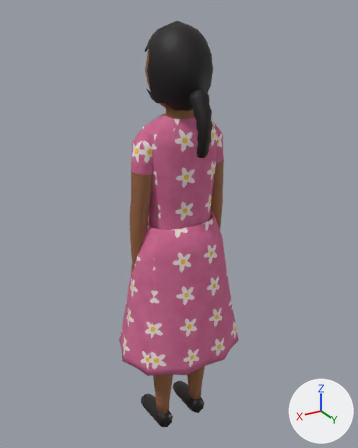
What one commit did to the Blender file Modelos/Yasser/persona_nina.blend.
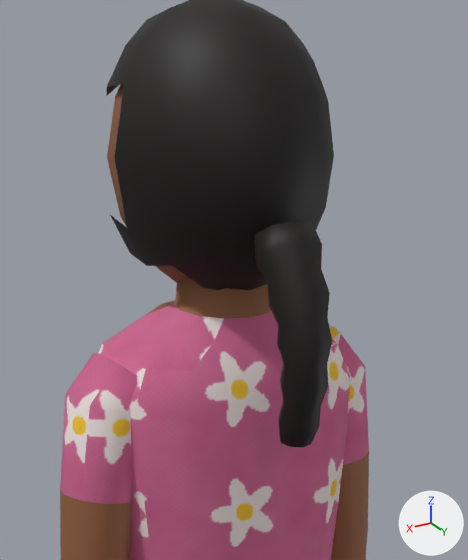
The first picture shows the older version from a camera (50 mm lens) standing at (0.618, 1.03, 1.175) and looking at (-0.015, -0.025, 0.647). The close-ups show the older and then the newer version on the part from 32% to 71% of the width and 5% to 43% of the height of that picture. Only the edits that show in the close-ups are written down. The axes (+X, +Y, +Z) are drawn at lower right. The lights are the same throughout.

Before the edit, the objects in view are built like this:
```python
ob_brazoder = bpy.data.objects.new('BrazoDer', me_brazoder)
ob_brazoder.parent = ob_torso
ob_brazoder.location = (-0.0948, 0.0, 0.901)
ob_brazoizq = bpy.data.objects.new('BrazoIzq', me_brazoizq)
ob_brazoizq.parent = ob_torso
ob_brazoizq.location = (0.0948, 0.0, 0.901)
ob_cabeza = bpy.data.objects.new('Cabeza', me_cabeza)
ob_cabeza.parent = ob_torso
ob_cabeza.location = (0.0, 0.00504, 0.967)
ob_pelo = bpy.data.objects.new('Pelo', me_pelo)
ob_pelo.parent = ob_cabeza
ob_pelo.location = (0.0, 0.00504, 0.967)
ob_torso = bpy.data.objects.new('Torso', me_torso)
ob_torso.location = (0.0, 0.0, 0.5796)
```
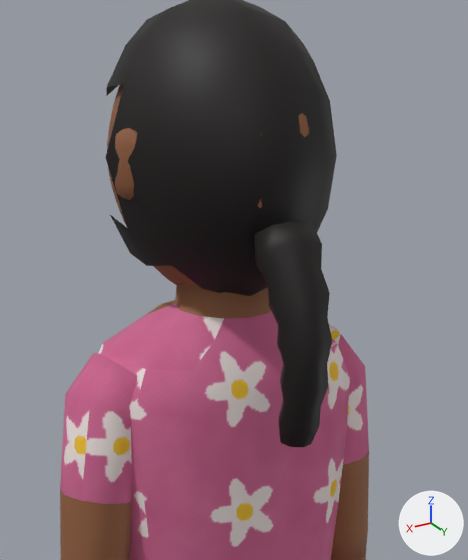
The change, as a diff of the scene's bpy script:
```diff
--- a/Modelos/Yasser/persona_nina.blend.py
+++ b/Modelos/Yasser/persona_nina.blend.py
@@ me_cabeza @@
 # used by ob_cabeza; parent = ob_torso; location = (0.0, 0.00504, 0.967)
-me_cabeza.from_pydata(...)  # 98 vertices, 96 faces; spans x -0.074..0.074, y -0.116..0.075, z -0.02..0.177
+me_cabeza.from_pydata(...)  # 2534 vertices, 2528 faces; spans x -0.082..0.082, y -0.098..0.079, z -0.018..0.175
+# me_cabeza part 1: 98 vertices removed from x -0.074..0.074, y -0.116..0.075, z -0.02..0.177; 2534 vertices added at x -0.082..0.082, y -0.098..0.079, z -0.018..0.175
 me_cabeza.materials.append(mat_cara_nina_media)
+me_cabeza.materials.append(mat_interior_oscuro)  # picture img_interior_oscuro_png
+me_cabeza.materials.append(mat_iris_cafe)  # picture img_iris_cafe_png
+me_cabeza.materials.append(mat_labios_media)  # picture img_labios_media_png
+me_cabeza.materials.append(mat_ojo_blanco)  # picture img_ojo_blanco_png
@@ me_pelo @@
 # used by ob_pelo; parent = ob_cabeza; location = (0.0, 0.00504, 0.967)
-me_pelo.from_pydata(...)  # 165 vertices, 150 faces; spans x -0.079..0.079, y -0.093..0.122, z -0.102..0.187
-me_pelo.vertices[75].co = (0.079, -0.012, 0.083)  # pixel (114, 157)
+me_pelo.from_pydata(...)  # 165 vertices, 150 faces; spans x -0.086..0.086, y -0.093..0.122, z -0.102..0.187
+# me_pelo part 2: 24 of 165 vertices moved; they spanned x -0.056..0.056, y 0.025..0.079, z -0.011..0.157 and now span x -0.057..0.057, y 0.026..0.084, z -0.013..0.157; mean shift (0.0, 0.002, -0.001); largest move (0.0, 0.07, 0.036) -> (0.0, 0.074, 0.034)
+# me_pelo part 3
+me_pelo.vertices[75].co = (0.086, -0.012, 0.083)  # pixel (105, 157)
+# other edits to the shape of me_pelo do not show in these pictures
 me_pelo.materials.append(mat_pelo_negro)
@@ me_brazoizq @@
 # used by ob_brazoizq; parent = ob_torso; location = (0.0948, 0.0, 0.901)
-me_brazoizq.from_pydata(...)  # 124 vertices, 122 faces; spans x -0.041..0.042, y -0.034..0.031, z -0.42..0.019
+me_brazoizq.from_pydata(...)  # 54 vertices, 52 faces; spans x -0.041..0.039, y -0.031..0.031, z -0.171..0.019
+# me_brazoizq part 4: 40 kept faces spanning x -0.041..0.039, y -0.031..0.031, z -0.171..0.019 get new texture (UV) coordinates
+# edits to the shape of me_brazoizq do not show in these pictures
 me_brazoizq.materials.append(mat_vestido_rosa)
@@ me_brazoder @@
 # used by ob_brazoder; parent = ob_torso; location = (-0.0948, 0.0, 0.901)
-me_brazoder.from_pydata(...)  # 124 vertices, 122 faces; spans x -0.042..0.041, y -0.034..0.031, z -0.42..0.019
+me_brazoder.from_pydata(...)  # 54 vertices, 52 faces; spans x -0.039..0.041, y -0.031..0.031, z -0.171..0.019
+# me_brazoder part 5: 40 kept faces spanning x -0.039..0.041, y -0.031..0.031, z -0.171..0.019 get new texture (UV) coordinates
+# edits to the shape of me_brazoder do not show in these pictures
 me_brazoder.materials.append(mat_vestido_rosa)
```

Pixel boxes (x1, y1, x2, y2) of what changed, in the close-ups (468 x 560 px; the box of a moved part takes in the faces that stretch with it):
'Pelo', reshaped: before (106, 0, 334, 448); after (106, 0, 337, 448)
'Cabeza', reshaped (mostly hidden): before (107, 84, 189, 283); after (107, 84, 309, 285)
part 2 of me_pelo, moved or reshaped: before (154, 9, 334, 290); after (154, 9, 337, 296)
part 3 of me_pelo, moved or reshaped: before (114, 84, 161, 228); after (106, 84, 161, 228)
part 4 of me_brazoizq, surface changed: (61, 386, 132, 485) in both
part 5 of me_brazoder, surface changed: (331, 335, 367, 560) in both
